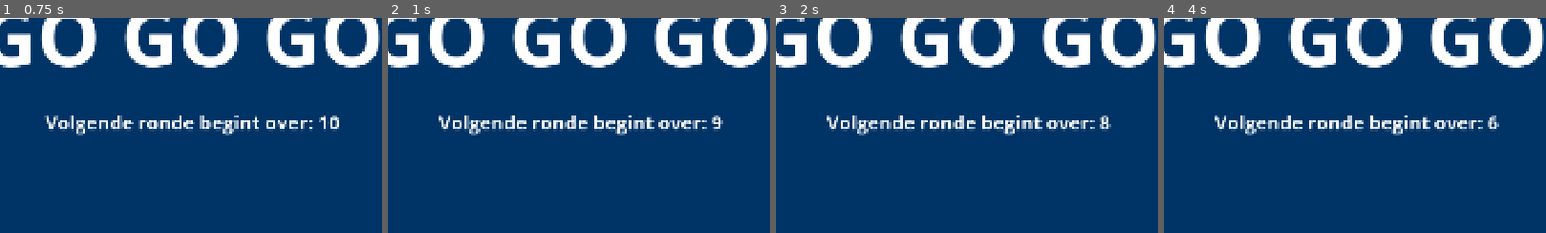
Above: before the commit, frames 1-4 (left to right).
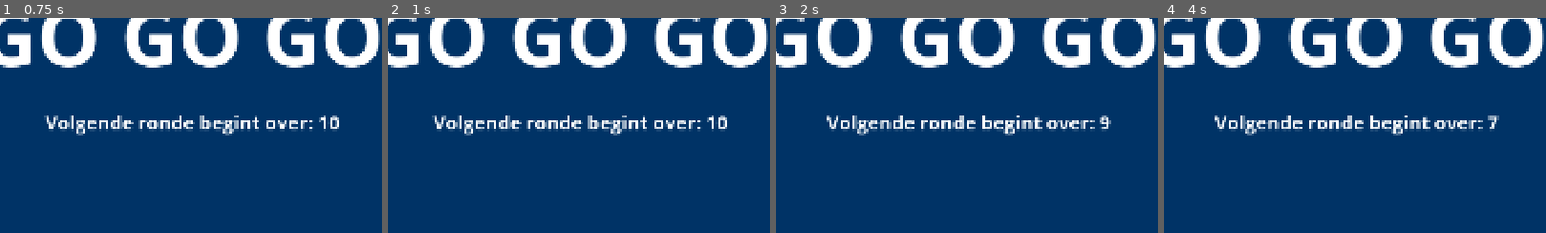
Above: after the commit, the same moments.

Repository: EscaperoomDesigner/erd-politie-station-a
Game: Godot game, scene res://scenes/go_screen.tscn
The game is run twice, just before and just after one commit, with the same random seed, the same clock (stepped at 60 frames per second) and the same inputs. This scene is started directly instead of the project's main scene.
Inputs (mouse positions are % of the whole screen's width and height, from its top left):
- Up to frame 1 (0.75 s): tap Enter at 0.5 s; move the mouse to (72, 45) at 0.52 s; click (72, 45) at 0.67 s
- Up to frame 2 (1 s): no input
- Up to frame 3 (2 s): move the mouse to (30, 55) at 1.27 s; click (30, 55) at 1.42 s
- Up to frame 4 (4 s): move the mouse to (60, 28) at 2.02 s; click (60, 28) at 2.17 s; tap Space at 2.75 s; move the mouse to (45, 70) at 2.77 s; click (45, 70) at 2.92 s; tap Enter at 3.5 s; move the mouse to (80, 65) at 3.52 s; click (80, 65) at 3.67 s
The pictures show only the part of the screen within x 25-75%, y 41-91%; the shares and areas given below are measured in that part.

Frame 1 is identical in both runs. In frame 2, 2.9% of the frame differs, in the area x 11-89%, y 45-55%; in frame 3, 0.1%; in frame 4, 0.2%.

Commit message:
fixed timer issue and mqtt issue while in go screen. Ga je mee?

Diff:
--- a/global/overlay.gd
+++ b/global/overlay.gd
@@ -6,6 +6,7 @@
 @onready var score_label = %ScoreLabel
 @onready var team_name_label = %TeamNameLabel
 @onready var timer_label = %TimerLabel
+@onready var timer_node: Timer = %GameTimer
 
 # Score animation variables
 var displayed_score: int = 0
@@ -19,8 +20,6 @@
 	GameManager.timer_updated.connect(_on_timer_updated)
 	GameManager.game_ended.connect(_on_game_ended)
 	GameManager.player_name_changed.connect(_on_player_name_changed)
-
-
 
 	# Initialize display
 	update_score(GameManager.score)
--- a/global/overlay.tscn
+++ b/global/overlay.tscn
@@ -8,66 +8,13 @@
 corner_radius_bottom_right = 16
 corner_radius_bottom_left = 16
 
-[sub_resource type="StyleBoxFlat" id="StyleBoxFlat_i11gb"]
-bg_color = Color(0.18000486, 0.1800049, 0.18000478, 1)
-
-[sub_resource type="StyleBoxFlat" id="StyleBoxFlat_l85w2"]
-bg_color = Color(0.92941177, 0.24705882, 0.15294118, 1)
-border_width_bottom = 6
-border_color = Color(0.8086339, 0.18904686, 0.105998494, 1)
-corner_radius_top_left = 32
-corner_radius_top_right = 32
-corner_radius_bottom_right = 32
-corner_radius_bottom_left = 32
-
-[sub_resource type="StyleBoxFlat" id="StyleBoxFlat_ie0pd"]
-bg_color = Color(0.92941177, 0.24705882, 0.15294118, 1)
-border_width_top = 6
-border_color = Color(0.84705883, 0.58431375, 0.019607844, 0)
-corner_radius_top_left = 32
-corner_radius_top_right = 32
-corner_radius_bottom_right = 32
-corner_radius_bottom_left = 32
-
-[sub_resource type="StyleBoxFlat" id="StyleBoxFlat_t2n77"]
-bg_color = Color(0.92941177, 0.24705882, 0.15294118, 1)
-border_width_bottom = 6
-border_color = Color(0.8086339, 0.18904686, 0.105998494, 1)
-corner_radius_top_left = 32
-corner_radius_top_right = 32
-corner_radius_bottom_right = 32
-corner_radius_bottom_left = 32
-
-[sub_resource type="StyleBoxFlat" id="StyleBoxFlat_b0y21"]
-bg_color = Color(0.92941177, 0.24705882, 0.15294118, 1)
-border_width_bottom = 6
-border_color = Color(0.8086339, 0.18904686, 0.105998494, 1)
-corner_radius_top_left = 32
-corner_radius_top_right = 32
-corner_radius_bottom_right = 32
-corner_radius_bottom_left = 32
-
-[sub_resource type="StyleBoxFlat" id="StyleBoxFlat_y7y22"]
-bg_color = Color(0.92941177, 0.24705882, 0.15294118, 1)
-border_width_top = 6
-border_color = Color(0.84705883, 0.58431375, 0.019607844, 0)
-corner_radius_top_left = 32
-corner_radius_top_right = 32
-corner_radius_bottom_right = 32
-corner_radius_bottom_left = 32
-
-[sub_resource type="StyleBoxFlat" id="StyleBoxFlat_gxoe5"]
-bg_color = Color(0.92941177, 0.24705882, 0.15294118, 1)
-border_width_bottom = 6
-border_color = Color(0.8086339, 0.18904686, 0.105998494, 1)
-corner_radius_top_left = 32
-corner_radius_top_right = 32
-corner_radius_bottom_right = 32
-corner_radius_bottom_left = 32
-
 [node name="Overlay" type="CanvasLayer"]
 process_priority = 1
 script = ExtResource("1_overlay_script")
+
+[node name="GameTimer" type="Timer" parent="."]
+unique_name_in_owner = true
+one_shot = true
 
 [node name="TopBar" type="Panel" parent="."]
 custom_minimum_size = Vector2(1920, 96)
@@ -123,72 +70,3 @@
 text = "0000"
 horizontal_alignment = 2
 vertical_alignment = 1
-
-[node name="MarginContainer" type="MarginContainer" parent="."]
-anchors_preset = 15
-anchor_right = 1.0
-anchor_bottom = 1.0
-grow_horizontal = 2
-grow_vertical = 2
-mouse_filter = 2
-theme_override_constants/margin_left = 32
-theme_override_constants/margin_top = 64
-theme_override_constants/margin_right = 32
-theme_override_constants/margin_bottom = 32
-
-[node name="ResetPanel" type="Panel" parent="MarginContainer"]
-unique_name_in_owner = true
-visible = false
-custom_minimum_size = Vector2(580, 260)
-layout_mode = 2
-size_flags_horizontal = 4
-size_flags_vertical = 4
-theme_override_styles/panel = SubResource("StyleBoxFlat_i11gb")
-
-[node name="MarginContainer" type="MarginContainer" parent="MarginContainer/ResetPanel"]
-layout_mode = 1
-anchors_preset = 15
-anchor_right = 1.0
-anchor_bottom = 1.0
-grow_horizontal = 2
-grow_vertical = 2
-mouse_filter = 2
-theme_override_constants/margin_left = 16
-theme_override_constants/margin_top = 16
-theme_override_constants/margin_right = 16
-theme_override_constants/margin_bottom = 16
-
-[node name="Label" type="Label" parent="MarginContainer/ResetPanel/MarginContainer"]
-custom_minimum_size = Vector2(548, 228)
-layout_mode = 2
-size_flags_horizontal = 4
-theme_override_font_sizes/font_size = 36
-text = "Are you sure you want to reset the game."
-autowrap_mode = 2
-
-[node name="HBoxContainer" type="HBoxContainer" parent="MarginContainer/ResetPanel/MarginContainer"]
-custom_minimum_size = Vector2(0, 64)
-layout_mode = 2
-size_flags_vertical = 8
-
-[node name="ResetYesButton" type="Button" parent="MarginContainer/ResetPanel/MarginContainer/HBoxContainer"]
-unique_name_in_owner = true
-layout_mode = 2
-size_flags_horizontal = 3
-focus_mode = 0
-theme_override_font_sizes/font_size = 36
-theme_override_styles/normal = SubResource("StyleBoxFlat_l85w2")
-theme_override_styles/pressed = SubResource("StyleBoxFlat_ie0pd")
-theme_override_styles/hover = SubResource("StyleBoxFlat_t2n77")
-text = "Yes"
-
-[node name="ResetNoButton" type="Button" parent="MarginContainer/ResetPanel/MarginContainer/HBoxContainer"]
-unique_name_in_owner = true
-layout_mode = 2
-size_flags_horizontal = 3
-focus_mode = 0
-theme_override_font_sizes/font_size = 36
-theme_override_styles/normal = SubResource("StyleBoxFlat_b0y21")
-theme_override_styles/pressed = SubResource("StyleBoxFlat_y7y22")
-theme_override_styles/hover = SubResource("StyleBoxFlat_gxoe5")
-text = "No"
--- a/scenes/go_screen.gd
+++ b/scenes/go_screen.gd
@@ -5,34 +5,45 @@
 
 @onready var go_label: Label = %GoLabel
 @onready var timer_label: Label = %TimerLabel
+@onready var go_timer: Timer = %GoTimer
 
-var countdown_time: float = 10.0
+var countdown_duration: float = 10.0
 
 
 func _ready():
 	print("GoScreen: Initialized")
 	# Get go screen time from config
-	countdown_time = ConfigManager.get_go_screen_time()
-	print("GoScreen: Duration set to %d seconds" % countdown_time)
-	# Start countdown
+	countdown_duration = ConfigManager.get_go_screen_time()
+	print("GoScreen: Duration set to %d seconds" % countdown_duration)
+
+	# Configure and start GOTimer
+	if go_timer:
+		go_timer.wait_time = countdown_duration
+		go_timer.one_shot = true
+		go_timer.timeout.connect(_return_to_setup)
+		go_timer.start()
+
+	# Connect to MQTTManager signals to listen for new game start
+	if MQTTManager:
+		MQTTManager.game_start_received.connect(_on_mqtt_start_received)
+		print("GoScreen: Connected to MQTT start signal")
+	else:
+		print("GoScreen: ERROR - MQTTManager not found!")
 
 
-func _process(delta: float):
-	if countdown_time > 0:
-		countdown_time -= delta
-
-		# Update timer label if it exists
-		if timer_label:
-			timer_label.text = "Volgende ronde begint over: %d" % ceil(countdown_time)
-
-		# When time is up, go to setup screen
-		if countdown_time <= 0:
-			_return_to_setup()
+func _process(_delta: float):
+	# Update timer label with remaining time
+	if go_timer and go_timer.time_left > 0 and timer_label:
+		timer_label.text = "Volgende ronde begint over: %d" % ceil(go_timer.time_left)
 
 
 func _return_to_setup():
 	"""Return to setup screen to wait for next game"""
 	print("GoScreen: Returning to setup screen")
+
+	# Disconnect from MQTT signal before changing scene
+	if MQTTManager and MQTTManager.game_start_received.is_connected(_on_mqtt_start_received):
+		MQTTManager.game_start_received.disconnect(_on_mqtt_start_received)
 
 	# Reset game manager
 	GameManager.reset_game()
@@ -42,3 +53,25 @@
 
 	# Change to setup screen
 	get_tree().change_scene_to_file("uid://c8l3yqs7hfmxr")
+
+
+func _on_mqtt_start_received():
+	"""Called when MQTT start message is received during go screen"""
+	print("GoScreen: Start message received! Starting new game immediately...")
+
+	# Stop the countdown timer
+	if go_timer:
+		go_timer.stop()
+
+	# Disconnect from MQTT signal before changing scene
+	if MQTTManager and MQTTManager.game_start_received.is_connected(_on_mqtt_start_received):
+		MQTTManager.game_start_received.disconnect(_on_mqtt_start_received)
+
+	# Reset game manager
+	GameManager.reset_game()
+
+	# Reset questions so they can be used again and randomized
+	QuestionManager.reset()
+
+	# Change to game scene immediately
+	get_tree().change_scene_to_file("uid://bo3qkm2gv7u7v")
--- a/scenes/go_screen.tscn
+++ b/scenes/go_screen.tscn
@@ -12,6 +12,11 @@
 grow_vertical = 2
 theme = ExtResource("2_theme")
 script = ExtResource("1_go")
+
+[node name="GoTimer" type="Timer" parent="."]
+unique_name_in_owner = true
+wait_time = 10.0
+one_shot = true
 
 [node name="ColorRect" type="ColorRect" parent="."]
 layout_mode = 1
--- a/scenes/pattern_test.gd
+++ b/scenes/pattern_test.gd
@@ -11,6 +11,8 @@
 @onready var keyboard_row2 = %Row2
 @onready var keyboard_row3 = %Row3
 @onready var timer_progress_bar = %TimerProgressBar
+@onready var question_timer_node: Timer = %QuestionTimer
+@onready var hint_timer_node: Timer = %HintTimer
 
 var current_question: QuestionData
 var user_answers: Array[String] = []
@@ -21,14 +23,11 @@
 var input_cooldown: bool = false  # Voorkom spam
 var is_answering: bool = false  # Of we in feedback mode zijn
 
-# Timer variables
-var question_timer: float = 30.0
-var time_remaining: float = 30.0
-var timer_active: bool = false
+# Timer configuration
+var question_timer_duration: float = 30.0
+var hint_delay: float = 15.0
 
 # Hint variables
-var hint_delay: float = 15.0
-var hint_timer: float = 0.0
 var current_hint_index: int = 0
 var hint_sequence: Array[int] = []  # Indices of filled boxes to highlight in sequence
 var hint_color_index: int = 0  # Current color index for cycling through colors
@@ -43,9 +42,20 @@
 
 func _ready():
 	# Load timer configuration
-	question_timer = ConfigManager.get_question_timer()
+	question_timer_duration = ConfigManager.get_question_timer()
 	hint_delay = ConfigManager.get_hint_delay()
-	time_remaining = question_timer
+
+	# Configure question timer from scene
+	if question_timer_node:
+		question_timer_node.wait_time = question_timer_duration
+		question_timer_node.one_shot = true
+		question_timer_node.timeout.connect(_on_timer_expired)
+
+	# Configure hint timer from scene
+	if hint_timer_node:
+		hint_timer_node.wait_time = hint_delay
+		hint_timer_node.one_shot = true
+		hint_timer_node.timeout.connect(_start_hint_sequence)
 
 	# Connect to GameManager signals
 	if GameManager:
@@ -54,35 +64,25 @@
 	_show_name_input()
 
 
-func _process(delta: float):
-	"""Update timer every frame"""
-	if timer_active and not is_answering:
-		time_remaining -= delta
+func _process(_delta: float):
+	"""Update timer progress bar every frame"""
+	if question_timer_node and question_timer_node.time_left > 0 and not is_answering:
+		var time_remaining = question_timer_node.time_left
 
 		# Update progress bar (1.0 = full, 0.0 = empty)
 		if timer_progress_bar:
-			timer_progress_bar.value = time_remaining / question_timer
+			timer_progress_bar.value = time_remaining / question_timer_duration
 
 			# Change color based on time remaining
-			if time_remaining <= question_timer * 0.25:
+			if time_remaining <= question_timer_duration * 0.25:
 				# Red when less than 25% time left
 				timer_progress_bar.modulate = Color(1.0, 0.3, 0.3)
-			elif time_remaining <= question_timer * 0.5:
+			elif time_remaining <= question_timer_duration * 0.5:
 				# Yellow when less than 50% time left
 				timer_progress_bar.modulate = Color(1.0, 1.0, 0.3)
 			else:
 				# Green when more than 50% time left
 				timer_progress_bar.modulate = Color(0.3, 1.0, 0.3)
-
-		# Update hint timer
-		if not hint_active:
-			hint_timer += delta
-			if hint_timer >= hint_delay:
-				_start_hint_sequence()
-
-		# Time's up!
-		if time_remaining <= 0:
-			_on_timer_expired()
 
 
 func _show_name_input():
@@ -117,7 +117,13 @@
 		feedback_label.add_theme_color_override("font_color", Color.GOLD)
 		keyboard_container.visible = false
 		hint_label.text = ""
-		timer_active = false
+
+		# Stop timers
+		if question_timer_node:
+			question_timer_node.stop()
+		if hint_timer_node:
+			hint_timer_node.stop()
+
 		if timer_progress_bar:
 			timer_progress_bar.visible = false
 		# Don't end game yet - continue to memory game
@@ -138,13 +144,15 @@
 	SfxManager.stop_all_sounds()
 
 	# Reset hint system
-	hint_timer = 0.0
 	current_hint_index = 0
 	_build_hint_sequence()
 
-	# Start timer
-	time_remaining = question_timer
-	timer_active = true
+	# Start timers
+	if question_timer_node:
+		question_timer_node.start()
+	if hint_timer_node:
+		hint_timer_node.start()
+
 	if timer_progress_bar:
 		timer_progress_bar.value = 1.0
 		timer_progress_bar.modulate = Color(0.3, 1.0, 0.3)
@@ -539,7 +547,12 @@
 func _check_answer():
 	"""Check of het antwoord correct is"""
 	is_answering = true  # Blokkeer input tijdens feedback
-	timer_active = false  # Stop timer
+
+	# Stop timers
+	if question_timer_node:
+		question_timer_node.stop()
+	if hint_timer_node:
+		hint_timer_node.stop()
 
 	var correct = true
 
@@ -568,10 +581,12 @@
 
 func _on_timer_expired():
 	"""Called when question timer runs out - move to next question"""
-	timer_active = false
-
 	# Stop any playing hint sounds
 	SfxManager.stop_all_sounds()
+
+	# Stop hint timer if still running
+	if hint_timer_node:
+		hint_timer_node.stop()
 
 	# Check if GameManager timer is still running
 	if GameManager.timer_running:
--- a/scenes/pattern_test.tscn
+++ b/scenes/pattern_test.tscn
@@ -11,6 +11,14 @@
 grow_horizontal = 2
 grow_vertical = 2
 script = ExtResource("1_xh4mn")
+
+[node name="QuestionTimer" type="Timer" parent="."]
+unique_name_in_owner = true
+one_shot = true
+
+[node name="HintTimer" type="Timer" parent="."]
+unique_name_in_owner = true
+one_shot = true
 
 [node name="FeedbackLabel" type="Label" parent="."]
 unique_name_in_owner = true
Not shown: 1 places in global/overlay.tscn that only renumber resources
Not shown, changed: build/station-a.arm64
